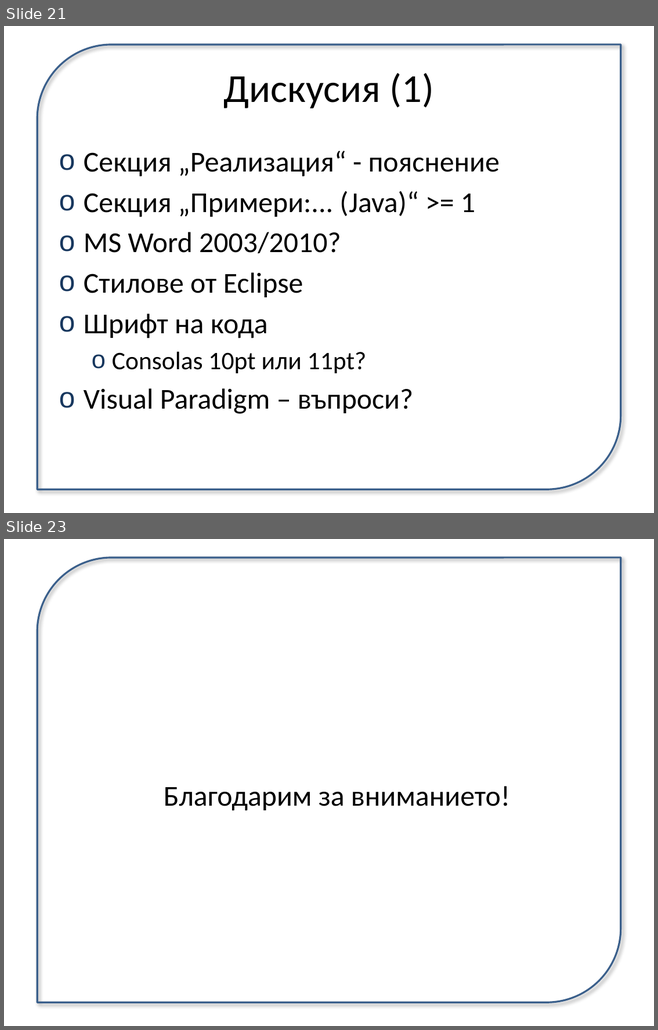
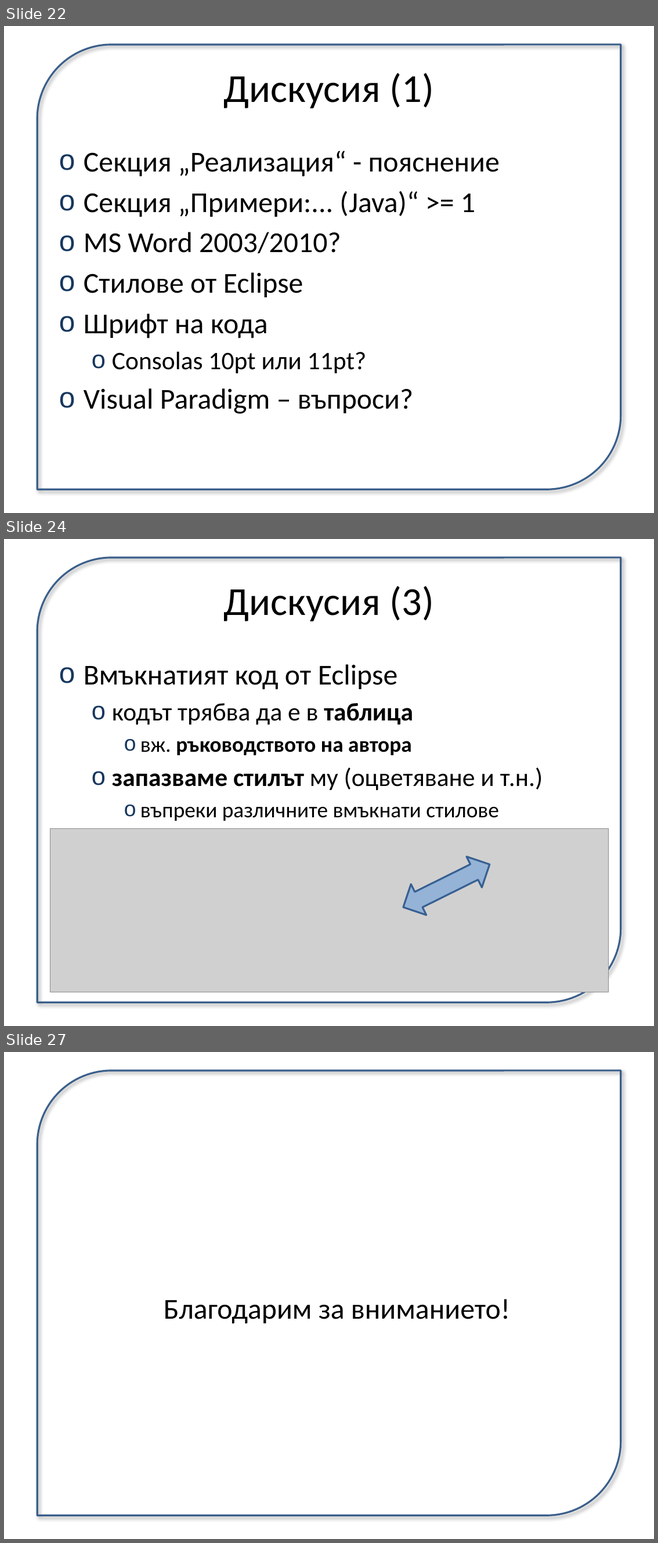
Before and after one commit to uamartins/design-patterns-book, a slide deck: meetings/2012-03-17/meeting-2.pptx. Shown one above the other, each under a label of ours: slides 21 and 23 before the commit, slides 22, 24 and 27 after it; the slides between them are not shown. The pictures are 658x1030 and 658x1543 pixels, drawn with LibreOffice and Linux fonts; fonts in the diff are those of the drawing; grey boxes stand for pictures. Boxes give left, top, right and bottom in pixels: in the first picture for what was removed or moved away, otherwise in the second. Text is boxed around its words. In the diff, an @@ line names an element or a change of style, - is before the commit and + after.

```diff
--- a/meetings/2012-03-17/meeting-2.pptx
+++ b/meetings/2012-03-17/meeting-2.pptx
@@ slide 24 added at [4, 539, 654, 1026], background #FFFFFF @@
@@ round diag rect added at [37, 558, 621, 1003], outline #3A5F8C 2 pt @@
@@ title added at [224, 586, 434, 621], 44 pt, text #000000 @@
+Дискусия (3)
@@ text added at [83, 664, 542, 821], 28 pt, text #000000 @@
+o Вмъкнатият код от Eclipse
+  o кодът трябва да е в таблица
+    o вж. ръководството на автора
+  o запазваме стилът му (оцветяване и т.н.)
+    o въпреки различните вмъкнати стилове
@@ picture added at [50, 829, 608, 993] @@
@@ up down arrow added at [396, 849, 497, 923], fill #95B3D7, outline #376092 2 pt @@
@@ what was slide 21 is now slide 22 @@
@@ what was slide 23 is now slide 27 @@
```
Also in this commit, not shown: 5 slides changed, 3 other slides added, 1 other file.
